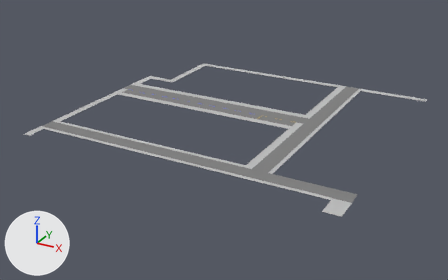
The Blender file assets/districts/inmaculada/roads_inmaculada.blend, before and after one commit.
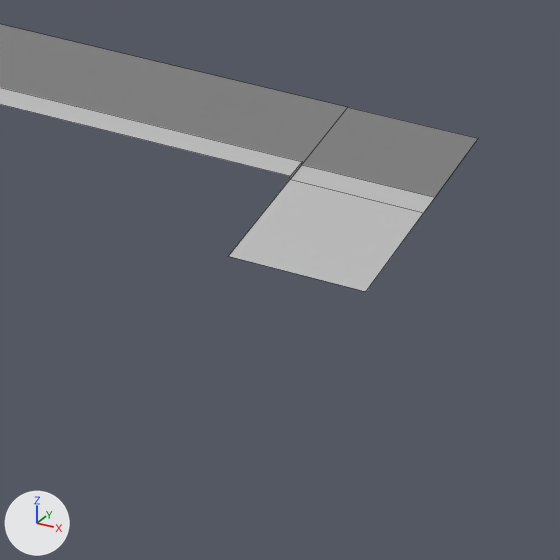
The first picture shows the older version from a 50 mm lens placed at (111.6, -108.0, 60.5), pointed at (38.8, 24.4, -5.7). The close-ups show the older and then the newer version on the part from 64% to 83% of the width and 62% to 91% of the height of that picture. Only the edits that show in the close-ups are written down. Every picture has the same lights, and +X, +Y and +Z are marked at lower left. The close-ups show mesh edges as thin lines. Objects named as collision shapes, trigger or cutter boxes, shadow casters or lower levels of detail are left out.
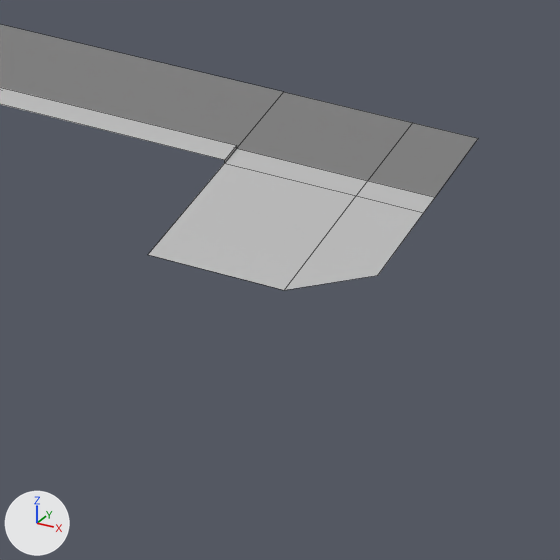
The change, as a list of edits to the scene's bpy script:
```text
Change me_plane:
    used by ob_plane; location = (0.0, 0.0, 0.0)
    verts and faces of me_plane; kept vertices keep their numbers, new ones are numbered from 276
    before: 26 (78.0, 2.0, 0.0) at pixel (347, 107), 27 (78.0, -2.0, 0.0) at pixel (301, 164), 28 (82.0, 2.0, 0.0) at pixel (478, 138), 29 (82.0, -2.0, 0.0) at pixel (435, 197), 30 (78.0, -8.0, 0.0) at pixel (228, 256)
    before: 31 (82.0, -8.0, 0.0) at pixel (365, 291), 37 (78.0, -3.0, 0.0) at pixel (290, 179), 38 (82.0, -3.0, 0.0) at pixel (423, 212), 267 (78.0, -2.0, 0.1) at pixel (302, 161), 268 (78.0, -3.0, 0.1) at pixel (290, 176)
    remove me_plane.from_pydata(...)  # 276 vertices, 208 faces; spans x 0.0..82.0, y -8.0..66.0, z 0.0..0.1
    add me_plane.from_pydata(...)  # 280 vertices, 211 faces; spans x 0.0..82.0, y -9.0..66.0, z 0.0..0.1
    me_plane part 1
    add delete_faces([(26, 27, 29, 28), (30, 31, 38, 37), (27, 37, 38, 29), (27, 267, 268, 37)])
    add for i in [26, 27, 267, 268]: verts[i] += (-2.0, 0.0, 0.0)
    add verts[30] = (76.0, -9.0, 0.0)  # moved, pixel (147, 254)
    add verts[37] = (80.0, -3.0, 0.0)  # moved, pixel (356, 195)
    add verts[31] = (82.0, -7.0, 0.0)  # moved, pixel (377, 275)
    add for new, old in zip([276, 277, 278], [26, 27, 30]): verts[new] = verts[old] + (4.0, 0.0, 0.0)
    add verts[279] = (76.0, -3.0, 0.0)  # pixel (224, 163)
    add faces += [(26, 27, 277, 276), (28, 276, 277, 29)]  # mat_road (grey #808080)
    add faces += [(30, 278, 37, 279), (27, 279, 37, 277), (27, 267, 268, 279), (29, 277, 37, 38), (31, 38, 37, 278)]  # mat_sidewalk (light grey #bfbfbf)
    other edits to the shape of me_plane do not show in these pictures
```

Changed parts and their boxes [x1, y1, x2, y2] in the close-ups (560 x 560 px):
'Plane', reshaped
    before: [0, 24, 478, 292]
    after: [0, 24, 478, 290]
